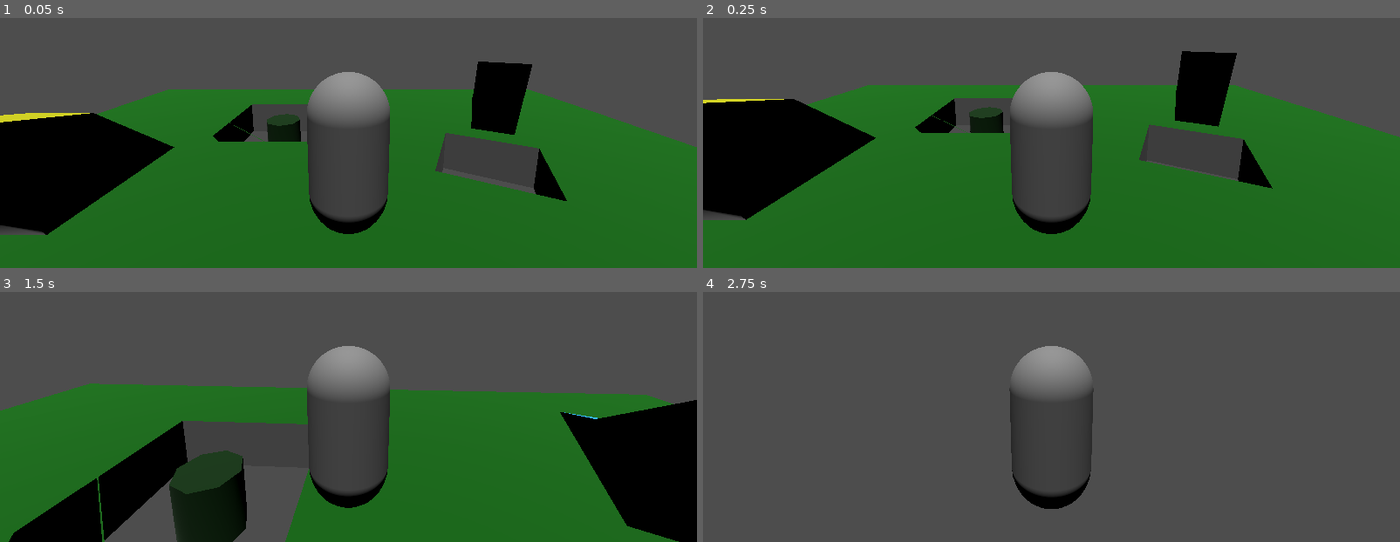
Above: before the commit, frames 1-4 (two rows, left to right).
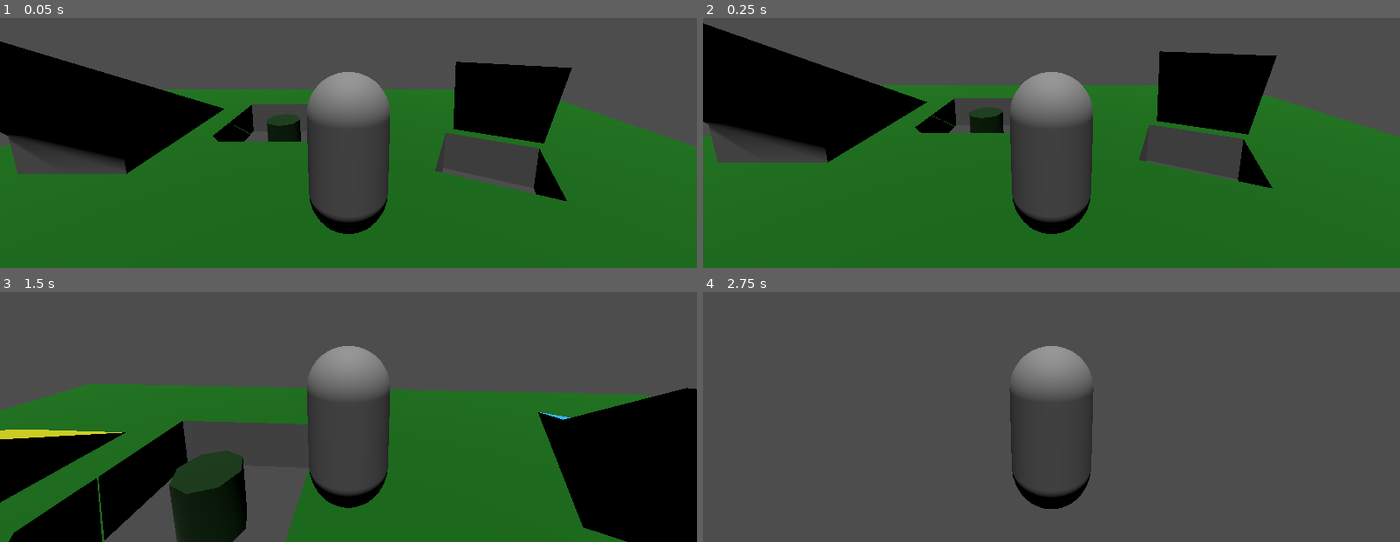
Above: after the commit, the same moments.

Repository: miguel-respaldo/O2023-rv
Game: Godot game, scene res://mundo.tscn
Two runs of this game, one before a commit and one after it. Both use one fixed random seed, a clock stepped at 60 frames per second and the inputs below.
Inputs (mouse positions are in pixels of both pictures, inside the frame that each line leads up to):
- Up to frame 1 (0.05 s): no input
- Up to frame 2 (0.25 s): no input
- Up to frame 3 (1.5 s): tap Enter at 0.5 s; move the mouse to (383, 344) at 0.52 s; hold W (mover_adelante) from 0.53 s (still down); move the mouse to (313, 347) at 1.27 s
- Up to frame 4 (2.75 s): keep holding W (mover_adelante); move the mouse to (1065, 339) at 2.02 s

The runs differ from the first frame. In frame 1, 14% of the frame differs, in the area x 0-83%, y 9-87%; in frame 2, 14%; in frame 3, 6.0%; in frame 4, nothing differs.

Commit message:
agrandar rampas y tunel

Diff:
--- a/mundo.tscn
+++ b/mundo.tscn
@@ -63,15 +63,17 @@
 size = Vector3(3, 1, 3)
 
 [node name="rampa1" type="CSGPolygon3D" parent="."]
-transform = Transform3D(0.438371, 0, 0.898794, 0, 1, 0, -0.898794, 0, 0.438371, 4.24618, 1, -3.19605)
+transform = Transform3D(0.438371, 0, 0.898794, 0, 1, 0, -0.898794, 0, 0.438371, 4.63461, 1, -2.70969)
 use_collision = true
 polygon = PackedVector2Array(0, 0, -1.07932, 1.96981, 1.39351, 0.697236, 3.46984, -0.00411797)
+depth = 2.0
 material = SubResource("StandardMaterial3D_rqlaa")
 
 [node name="rampa2" type="CSGPolygon3D" parent="."]
 transform = Transform3D(1, 0, 0, 0, 1, 0, 0, 0, 1, 2.34725, 1, 5.43639)
 use_collision = true
 polygon = PackedVector2Array(-4.72491, 0.0319571, -1.63731, 1.29887, 2.14504, 2.27037, -1.20293, 0.0290418)
+depth = 1.85
 material = SubResource("StandardMaterial3D_qo4gj")
 
 [node name="Combinador2" type="CSGCombiner3D" parent="."]
@@ -79,13 +81,17 @@
 use_collision = true
 
 [node name="rampa3" type="CSGPolygon3D" parent="Combinador2"]
-transform = Transform3D(1.91069e-15, 1, 4.37114e-08, 4.37114e-08, -4.37114e-08, 1, 1, 0, -4.37114e-08, 0, 0.5, -1)
-polygon = PackedVector2Array(-2.64793, -0.107403, -0.877404, 1.38998, 3.48293, 2.42434, 2.97573, -0.0609908)
+transform = Transform3D(1.91069e-15, 1, 4.37114e-08, 4.37114e-08, -4.37114e-08, 1, 1, 0, -4.37114e-08, 0.0608627, 1.63367, -0.890691)
+polygon = PackedVector2Array(-5.30767, -0.0151381, 0.0526384, 2.60802, 4.44753, 3.36895, 4.01351, -0.0365885)
+depth = 2.02
 material = SubResource("StandardMaterial3D_erpeq")
 
 [node name="tunel1" type="CSGCylinder3D" parent="Combinador2"]
+transform = Transform3D(1, 0, 0, 0, 1, 0, 0, 0, 1, -1.19209e-07, 0.706581, 0)
 operation = 2
-radius = 1.0
+radius = 2.5
+height = 2.2
+sides = 10
 
 [node name="jugador" parent="." instance=ExtResource("1_32opf")]
 transform = Transform3D(1, 0, 0, 0, 1, 0, 0, 0, 1, 0, 2.2, 0)
